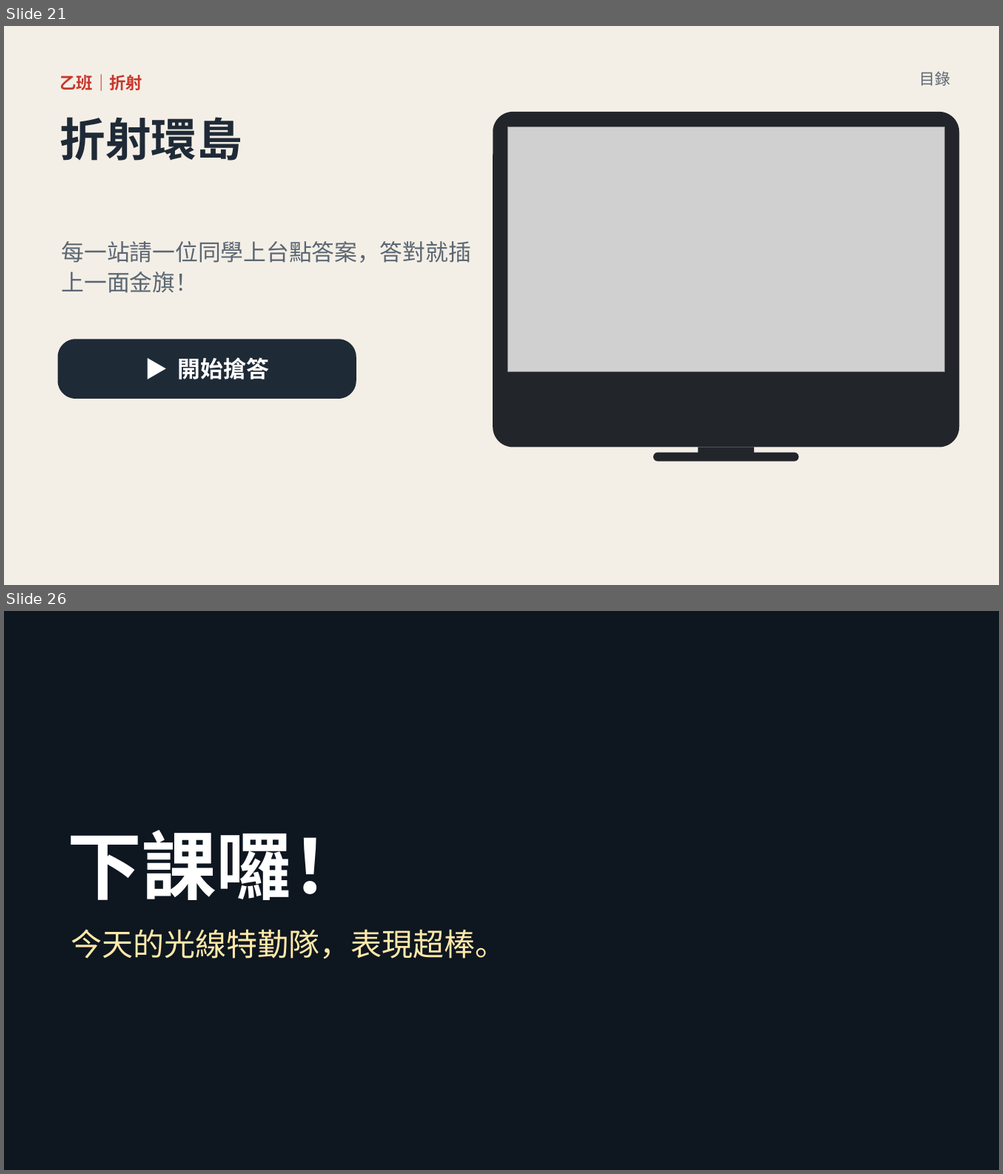
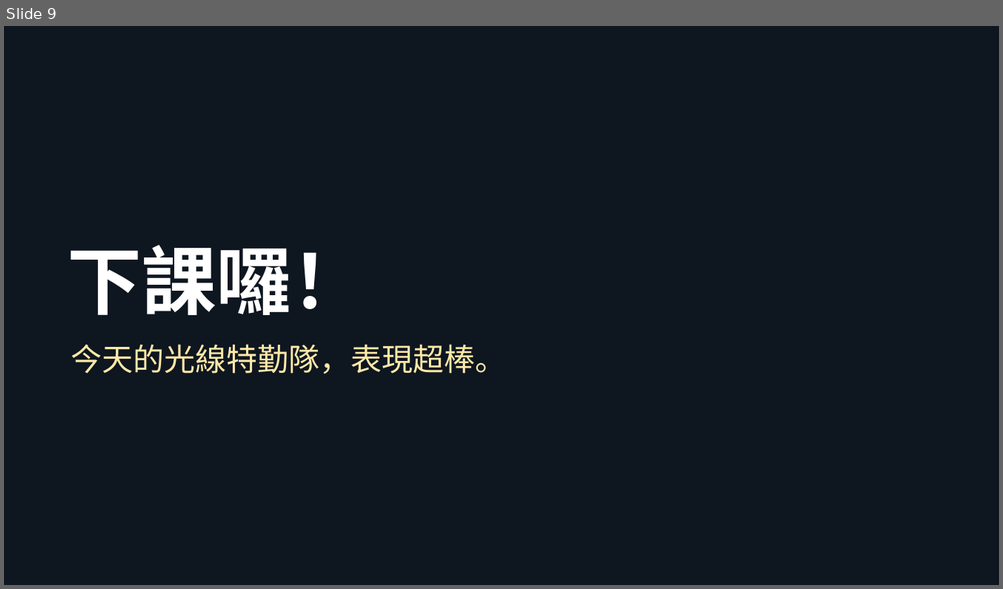
Before and after one commit to classtools1020/classtools1020.github.io, a slide deck: light-refract/1016/slides.pptx. Shown one above the other, each under a label of ours: slides 21 and 26 before the commit, slide 9 after it; the slides between them are not shown. The pictures are 1003x1174 and 1003x589 pixels, drawn with LibreOffice and Linux fonts; fonts in the diff are those of the drawing; grey boxes stand for pictures; background and template pictures are left out; a plain dark background stands for a picture behind light text. Boxes give left, top, right and bottom in pixels: in the first picture for what was removed or moved away, otherwise in the second. Text is boxed around its words. In the diff, an @@ line names an element or a change of style, - is before the commit and + after.

```diff
--- a/light-refract/1016/slides.pptx
+++ b/light-refract/1016/slides.pptx
@@ slide 21 removed at bbox=[4, 26, 999, 585], background #FFFFFF @@
@@ rectangle removed at bbox=[4, 26, 999, 585] @@
@@ text removed at bbox=[60, 74, 143, 91] @@
-乙班｜折射
@@ text removed at bbox=[919, 71, 950, 86] @@
-目錄
@@ rounded rectangle removed at bbox=[492, 112, 959, 448] @@
@@ text removed at bbox=[60, 117, 242, 161] @@
-折射環島
@@ picture removed at bbox=[508, 127, 944, 372] @@
@@ text removed at bbox=[62, 241, 471, 293] @@
-每一站請一位同學上台點答案，答對就插上一面金旗！
@@ rounded rectangle removed at bbox=[58, 339, 356, 399] @@
-▶ 開始搶答
@@ rounded rectangle removed at bbox=[653, 453, 799, 462] @@
@@ rectangle removed at bbox=[698, 448, 754, 455] @@
@@ what was slide 26 is now slide 9 @@
```
Also in this commit, not shown: 4 slides changed, 16 other slides removed, 8 other files.
